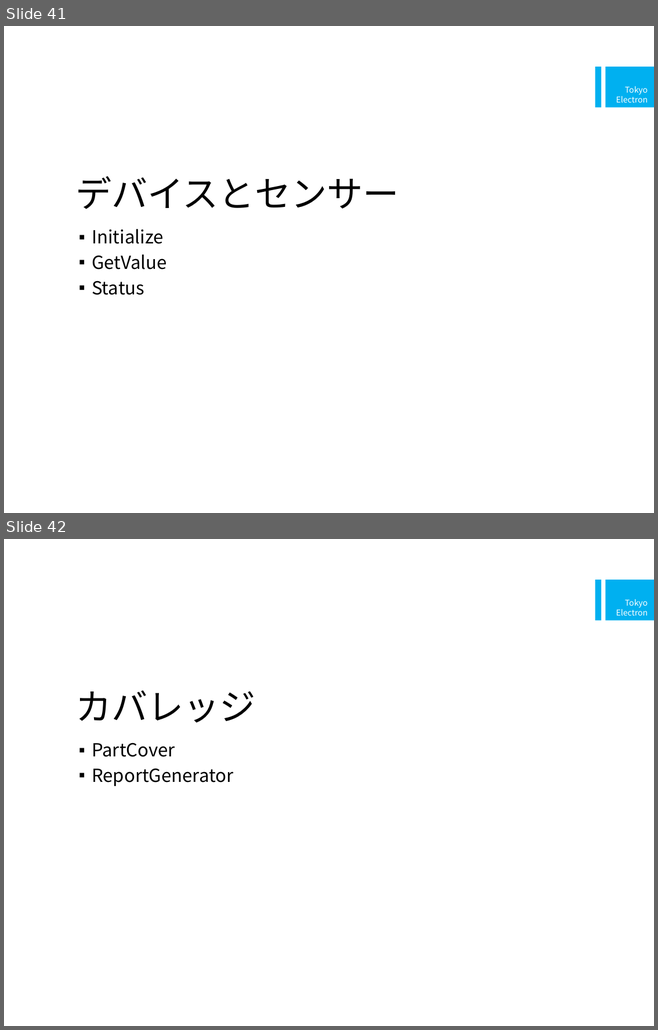
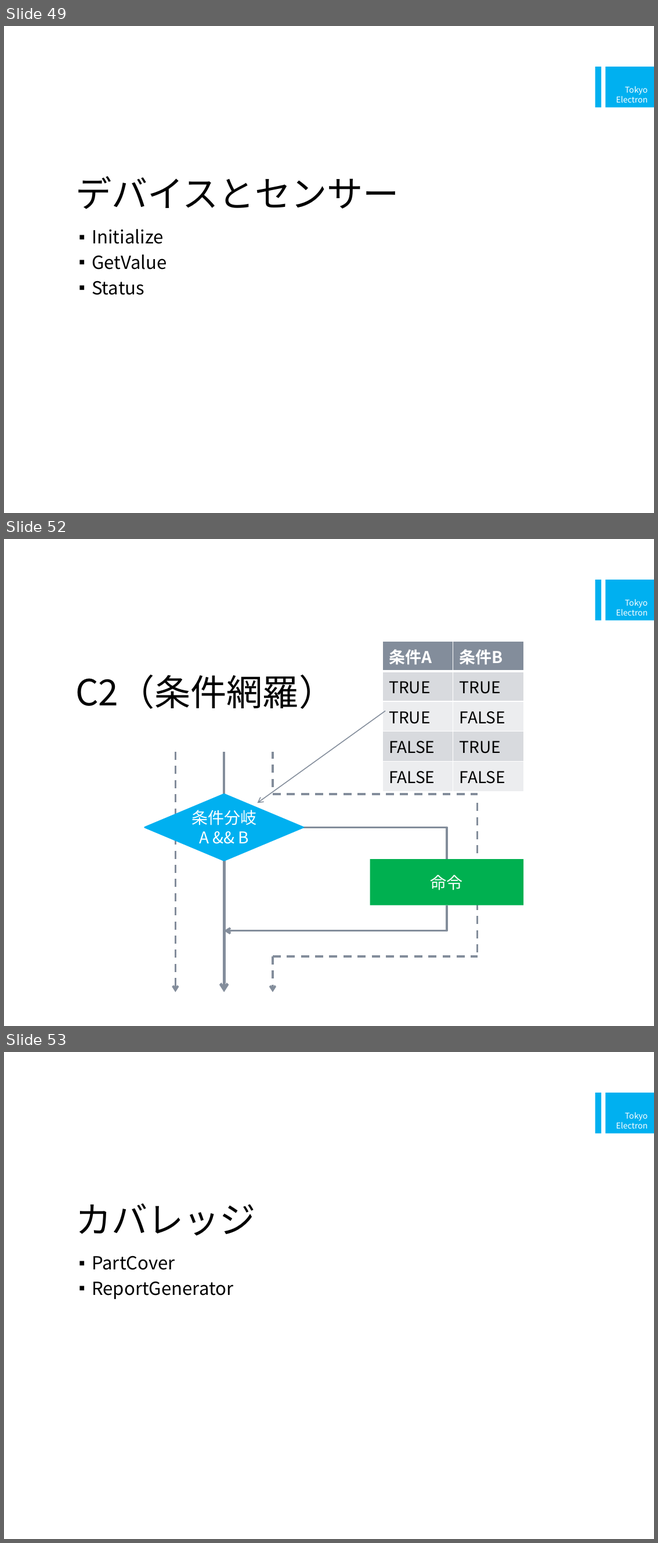
Before and after one commit to a-suzuki/CShrapLecture, a slide deck: doc/テストコードによるC#プログラミング演習.pptx. Shown one above the other, each under a label of ours: slides 41 and 42 before the commit, slides 49, 52 and 53 after it; the slides between them are not shown. The pictures are 658x1030 and 658x1543 pixels, drawn with LibreOffice and Linux fonts; fonts in the diff are those of the drawing. Boxes give left, top, right and bottom in pixels: in the first picture for what was removed or moved away, otherwise in the second. Text is boxed around its words. In the diff, an @@ line names an element or a change of style, - is before the commit and + after.

```diff
--- a/doc/テストコードによるC#プログラミング演習.pptx
+++ b/doc/テストコードによるC#プログラミング演習.pptx
@@ slide 52 added at <box>4,539,654,1026</box>, background #FFFFFF; not listed: 2 template elements that a slide beside it also shows @@
@@ table added at <box>382,642,524,786</box>, 5 rows, 2 columns @@
+条件A | 条件B
+TRUE | TRUE
+TRUE | FALSE
+FALSE | TRUE
+FALSE | FALSE
@@ title added at <box>75,675,335,709</box>, 40 pt, text #000000 @@
+C2（条件網羅）
@@ arrow added from (385, 711) to (257, 803), #838D9B 1 pt @@
@@ arrow added from (176, 752) to (176, 993), #838D9B 2.25 pt dashed @@
@@ line added from (224, 794) to (224, 752), #838D9B 2.25 pt @@
@@ line added from (273, 787) to (273, 752), #838D9B 2.25 pt dashed @@
@@ diamond added at <box>145,794,303,860</box>, fill #00B0F0, outline #00B0F0 1.5 pt, 18 pt, text #FFFFFF @@
+条件分岐
+A && B
@@ line added from (273, 794) to (477, 794), #838D9B 2.25 pt dashed @@
@@ line added from (477, 803) to (477, 956), #838D9B 2.25 pt dashed @@
@@ elbow line added from (303, 827) to (447, 859), #838D9B 2.25 pt @@
@@ arrow added from (224, 860) to (224, 993), #838D9B 3 pt @@
@@ rectangle added at <box>370,859,523,906</box>, fill #00B050, 18 pt, text #FFFFFF @@
+命令
@@ elbow arrow added from (447, 906) to (224, 931), #838D9B 2.25 pt @@
@@ arrow added from (273, 957) to (273, 993), #838D9B 2.25 pt dashed @@
@@ line added from (273, 957) to (477, 957), #838D9B 2.25 pt dashed @@
@@ what was slide 41 is now slide 49 @@
@@ what was slide 42 is now slide 53 @@
```
Also in this commit, not shown: 6 slides changed, 10 other slides added, 1 slide removed.
